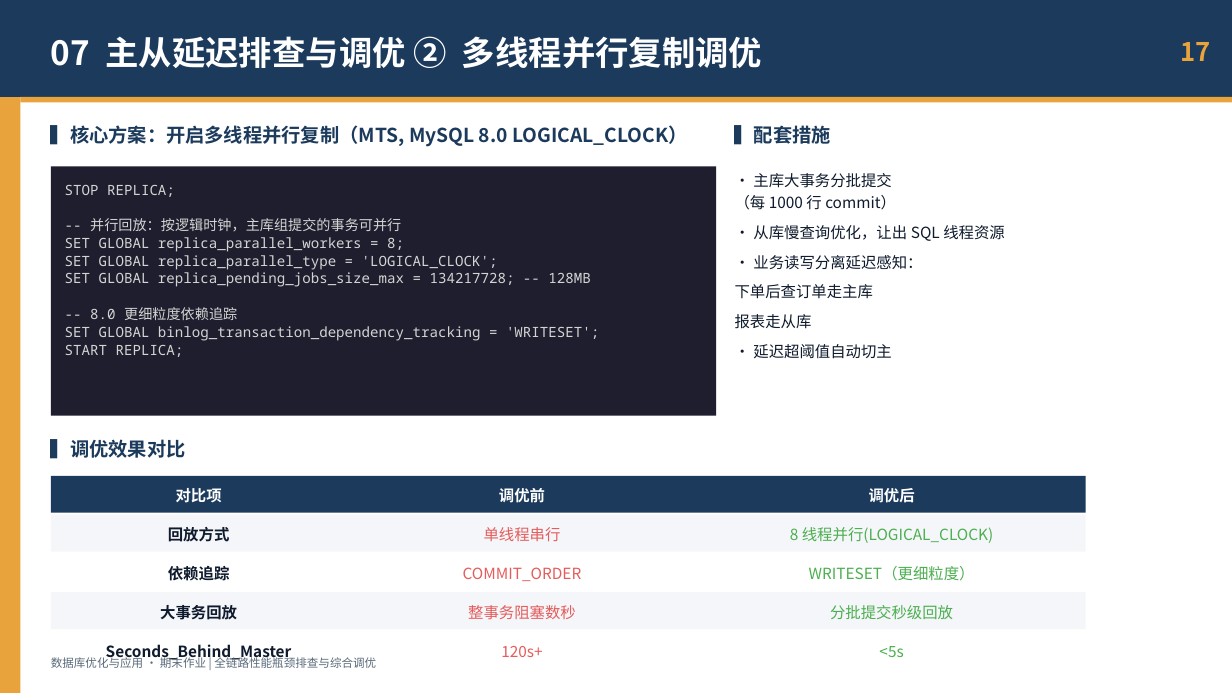
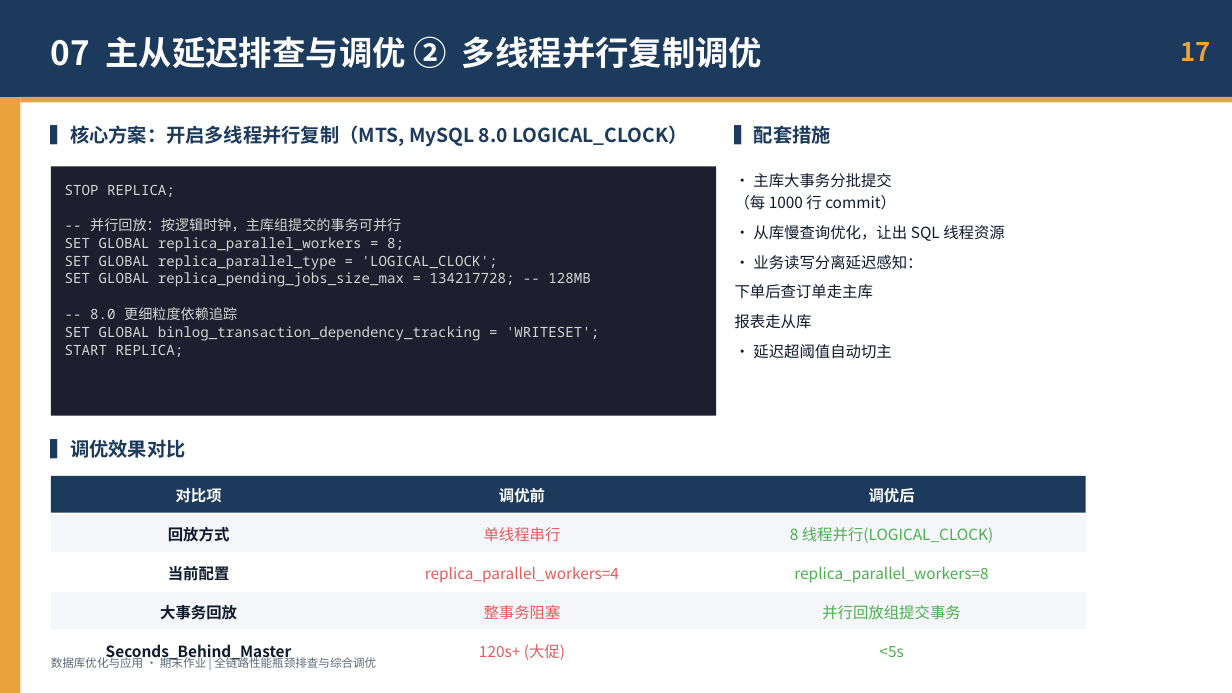
Before and after one commit to nxj23/-, a slide deck: slide 17 of db_optimization_demo/ppt/全链路性能瓶颈排查与综合调优.pptx. Drawn at 1232x693 pixels with LibreOffice and Linux fonts; fonts in the diff are those of the drawing. Boxes give left, top, right and bottom in pixels: in the first picture for what was removed or moved away, otherwise in the second. Text is boxed around its words. In the diff, an @@ line names an element or a change of style, - is before the commit and + after.

```diff
--- a/db_optimization_demo/ppt/全链路性能瓶颈排查与综合调优.pptx
+++ b/db_optimization_demo/ppt/全链路性能瓶颈排查与综合调优.pptx
@@ text at [168, 564, 230, 584]: text changed @@
-依赖追踪
+当前配置
@@ text at [425, 566, 619, 583]: text changed @@
-COMMIT_ORDER
+replica_parallel_workers=4
@@ text at [794, 566, 988, 583]: text changed @@
-WRITESET（更细粒度）
+replica_parallel_workers=8
@@ text at [484, 605, 561, 619]: text changed @@
-整事务阻塞数秒
+整事务阻塞
@@ text at [822, 605, 960, 620]: text changed @@
-分批提交秒级回放
+并行回放组提交事务
@@ text at [479, 644, 565, 660]: text changed @@
-120s+
+120s+ (大促)
```
Also in this commit, not shown: 7 other slides changed, 10 other files.
